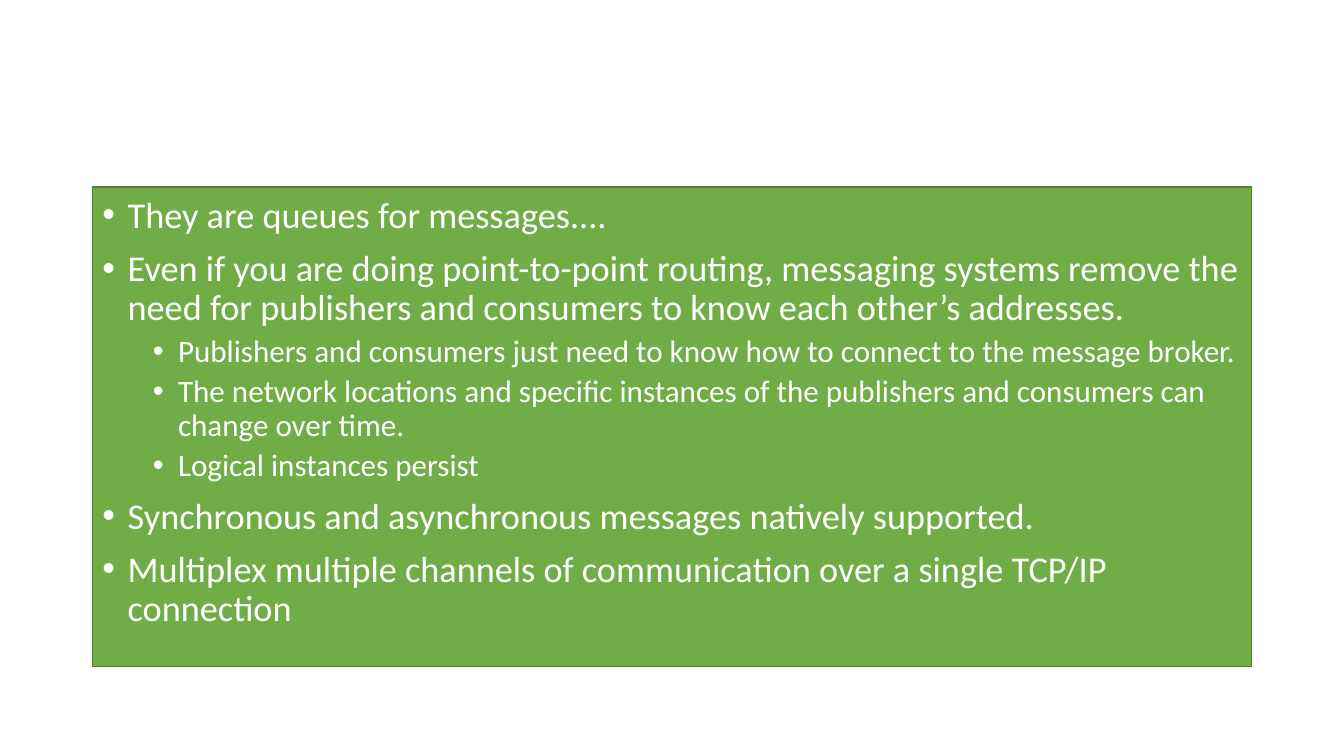
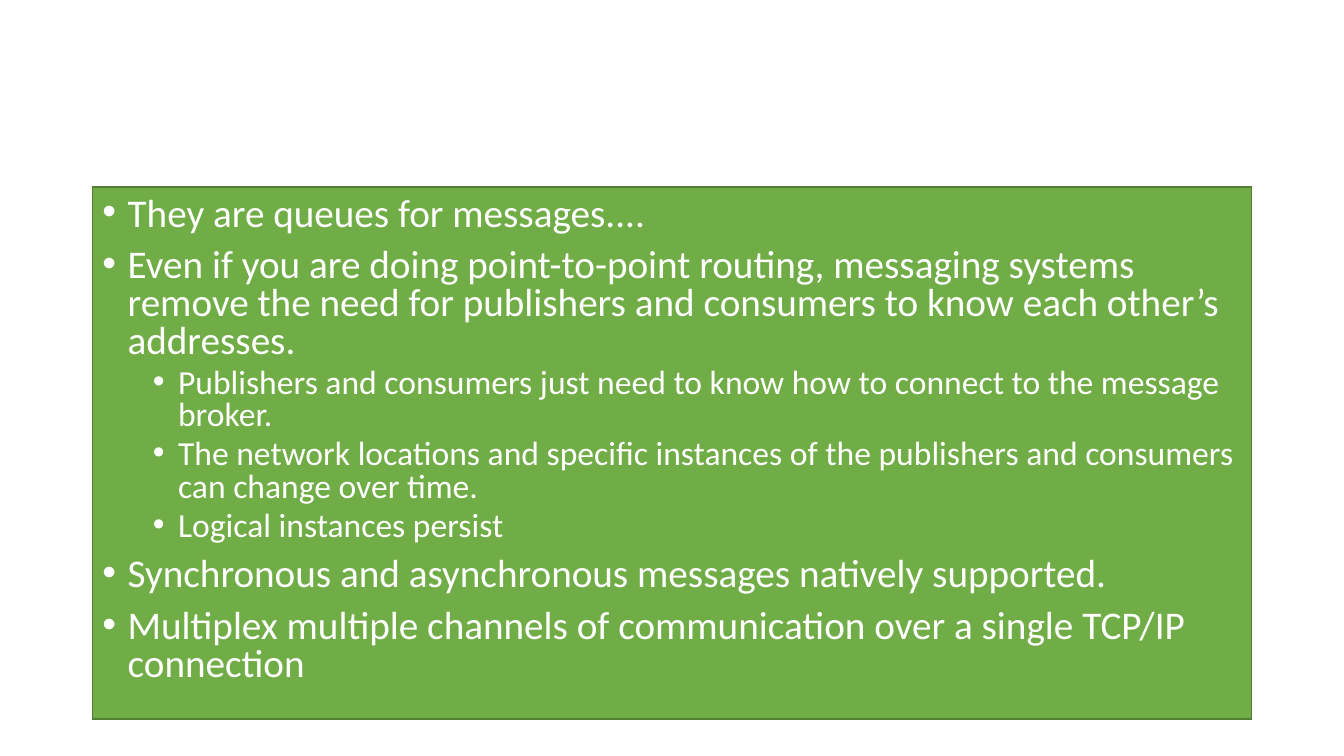
Before and after one commit to airavata-courses/airavata-courses.github.io, a slide deck: slide 7 of slides/CS649-Fall2017-MessagingAndMicroservices.pptx (slide 4 before the commit). Drawn at 1344x756 pixels with LibreOffice and Linux fonts; fonts in the diff are those of the drawing. Boxes give left, top, right and bottom in pixels: in the first picture for what was removed or moved away, otherwise in the second. Text is boxed around its words. In the diff, an @@ line names an element or a change of style, - is before the commit and + after.

```diff
--- a/slides/CS649-Fall2017-MessagingAndMicroservices.pptx
+++ b/slides/CS649-Fall2017-MessagingAndMicroservices.pptx
@@ text "They are queues for messages....": place and size @@
-text "They are queues for messages...." at (93, 187, 1252, 666)
+text "They are queues for messages...." at (93, 187, 1252, 719)
@@ text "They are queues for messages...." at (93, 187, 1252, 719): size 25.9 to 28 pt in "They are queues for messages....", "Even if you are doing point-to-point routing, ...", "Synchronous and asynchronous messages natively supported.", "Multiplex multiple channels of communication over a ..."; size 22.2 to 24 pt in "Publishers and consumers just need to know ...", "The network locations and specific instances of ...", "Logical instances persist"; line spacing 0.9 to 0.8 @@
```
Also in this commit, not shown: 4 other slides changed, 4 slides added, 1 slide removed, 1 other file.
